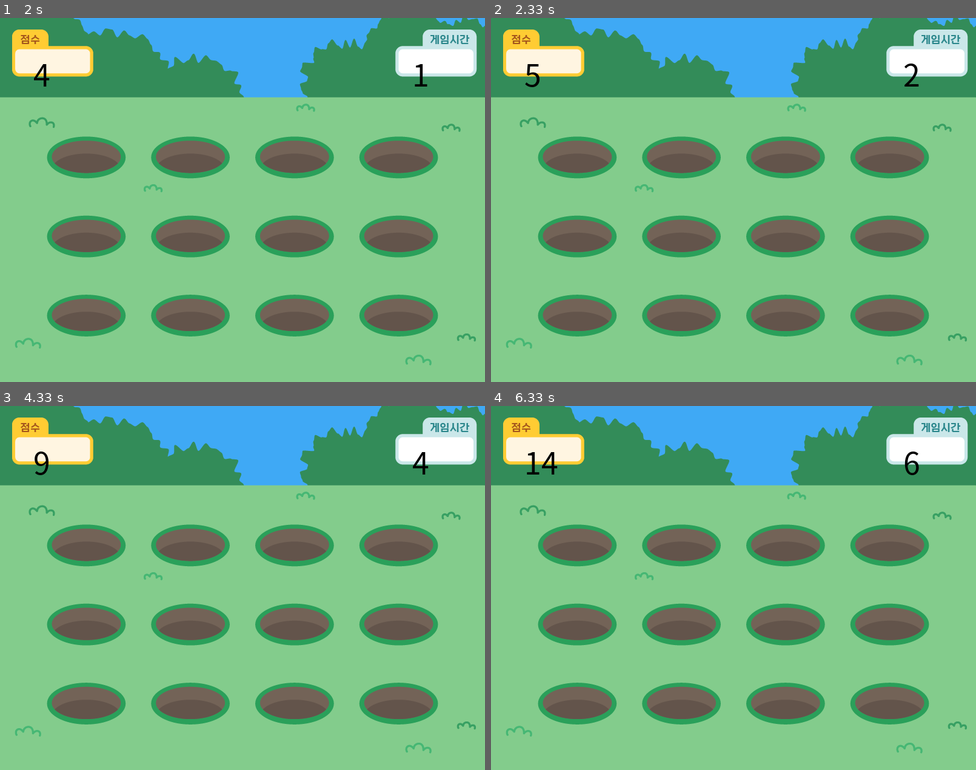
Above: before the commit, frames 1-4 (two rows, left to right).
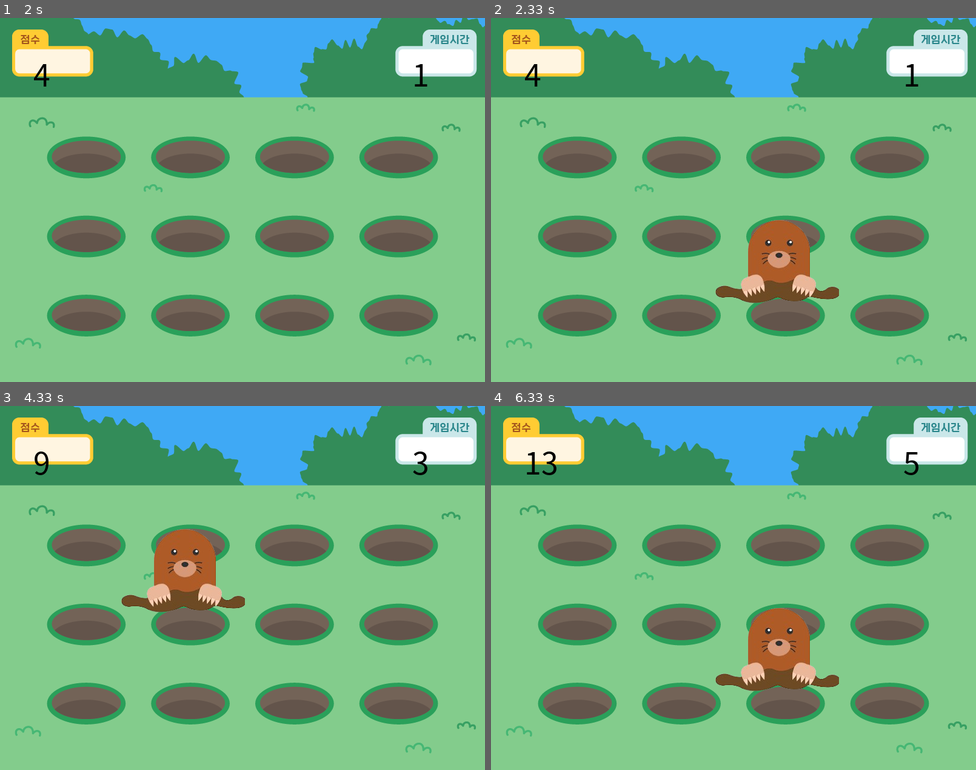
Above: after the commit, the same moments.

Repository: sanghoonpar/pygame_pract
Game: pygame game, started from whack_a_mole_game/whack_a_mole_game.py
The game is run twice, just before and just after one commit, with the same random seed, the same clock (stepped at 60 frames per second) and the same inputs.
Inputs (mouse positions are in pixels of both pictures, inside the frame that each line leads up to):
- Up to frame 1 (2 s): click (242, 200) at 0.38 s; click (242, 221) at 0.72 s; click (92, 145) at 1.05 s; click (421, 327) at 1.38 s
- Up to frame 2 (2.33 s): click (709, 294) at 2.22 s
- Up to frame 3 (4.33 s): click (227, 526) at 2.55 s; click (174, 511) at 2.88 s; click (368, 555) at 3.22 s; click (392, 580) at 3.55 s
- Up to frame 4 (6.33 s): click (592, 518) at 4.38 s; click (752, 573) at 4.72 s; click (592, 566) at 5.05 s; click (660, 693) at 5.38 s; click (655, 471) at 6.22 s

Frame 1 is identical in both runs. In frame 2, 3.2% of the frame differs, in the area x 7-89%, y 12-79%; in frame 3, 3.1%; in frame 4, 3.2%.

Commit message:
whack_a_mole_game 점수제외 다 구현

Diff:
--- a/whack_a_mole_game/whack_a_mole_game.py
+++ b/whack_a_mole_game/whack_a_mole_game.py
@@ -27,23 +27,24 @@
         elif event.type == pg.MOUSEBUTTONDOWN:
             score += 1
 
-        if time > 20:
+    if pg.time.get_ticks() // 1000 % 2 == 0:
+        if check_time == True:
+            screen.blit(mole_img, random.choice(mole_pos))
+            pg.display.update()
+            pg.time.wait(500)
+            check_time = False
+    else:
+        check_time = True
+    time_text = font.render(str(time), True, (0, 0, 0), None)
+    score_text = font.render(str(score), True, (0, 0, 0), None)
+
+    if time > 20:
             if score >= 10:
                 print("victory")
                 running = False
             else:
                 print("lose")
                 running = False
-    if pg.time.get_ticks() // 1000 % 2 == 0:
-        if check_time == True:
-            screen.blit(mole_img, random.choice(mole_pos))
-            pg.display.update()
-
-            check_time = False
-    else:
-        check_time = True
-    time_text = font.render(str(time), True, (0, 0, 0), None)
-    score_text = font.render(str(score), True, (0, 0, 0), None)
 
     screen.blit(background_img, background_img.get_rect())
     screen.blit(time_text, (680, 55))
